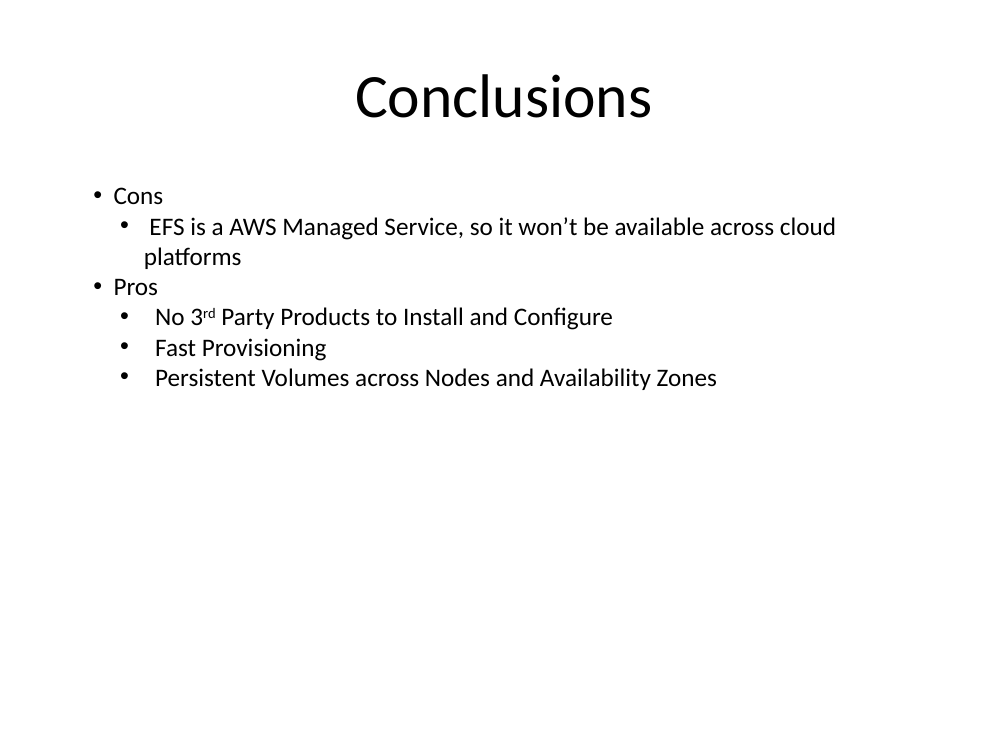
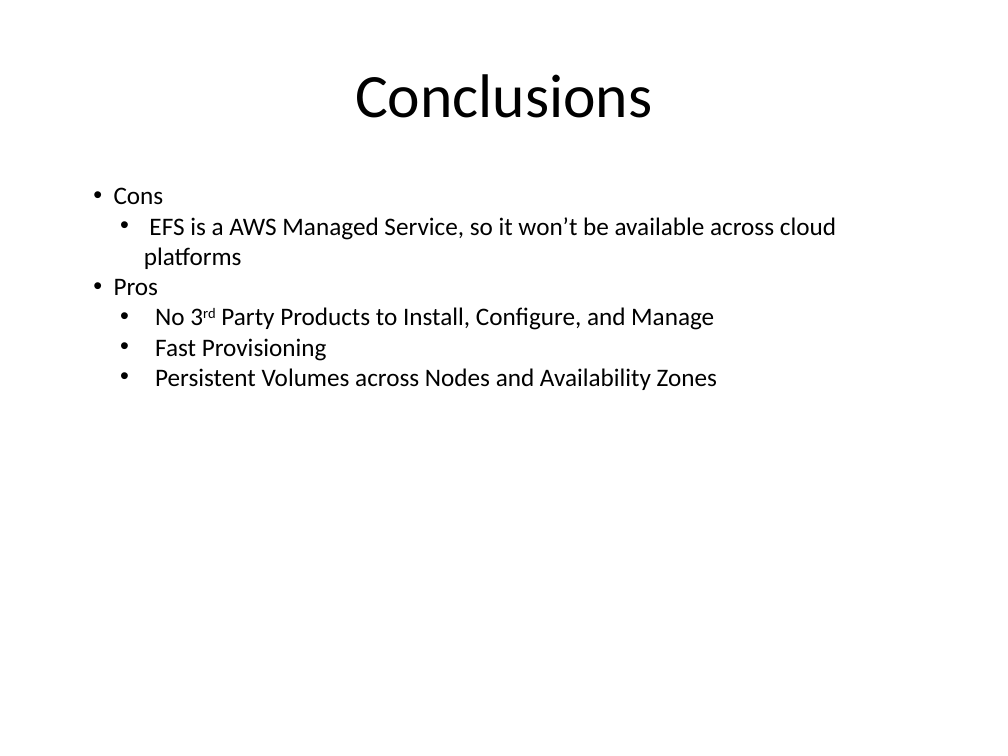
Before and after one commit to anjilinux/project-eks-efs-pv, a slide deck: slide 6 of slides/AWS-EKS-Cluster-EFS-Provisioner.pptx. Drawn at 1008x756 pixels with LibreOffice and Linux fonts; fonts in the diff are those of the drawing; background and template pictures are left out. Boxes give left, top, right and bottom in pixels: in the first picture for what was removed or moved away, otherwise in the second. Text is boxed around its words. In the diff, an @@ line names an element or a change of style, - is before the commit and + after.

```diff
--- a/slides/AWS-EKS-Cluster-EFS-Provisioner.pptx
+++ b/slides/AWS-EKS-Cluster-EFS-Provisioner.pptx
@@ text at [155,307,714,330]: text changed @@
-  • No 3rd Party Products to Install and Configure
+  • No 3rd Party Products to Install, Configure, and Manage
```
Also in this commit, not shown: 4 other slides changed.
